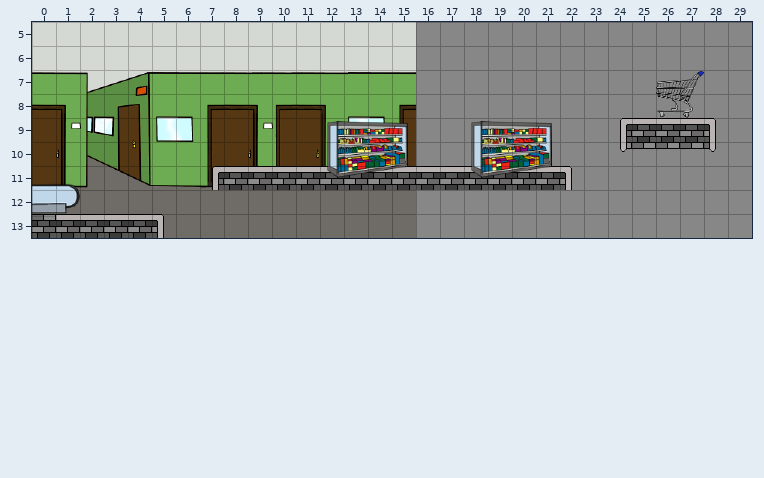
Two states of a Tiled map (JSON), data/map/smarkt_kasse.json. Above is the file before it was changed.
Cells are 32x32 px. Shown: x 0..29, y 5..13.
The same view after the edit:
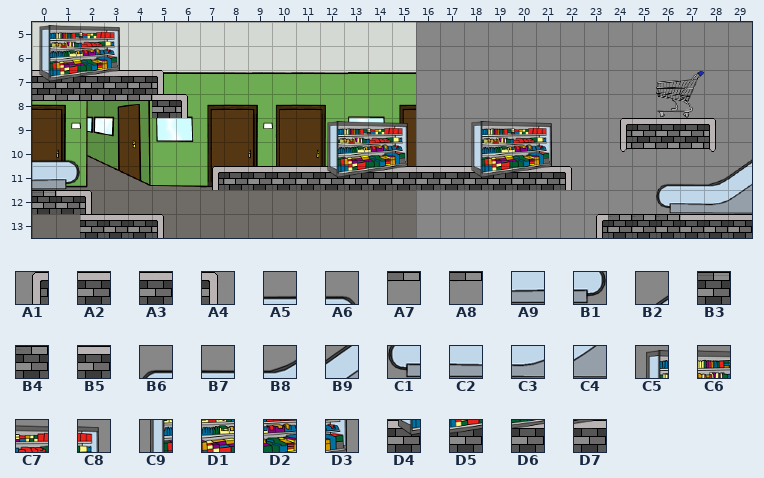
Key: from "Tileset-Supermarkt": A1 1, A2 2, A3 3, A4 4, A5 6, A6 7, A7 14, A8 15, A9 18, B1 19, B2 21, B3 26, B4 27, B5 28, B6 30, B7 31, B8 32, B9 33, C1 42, C2 43, C3 44, C4 45, C5 54, C6 55, C7 56, C8 57, C9 66, D1 67, D2 68, D3 69, D4 78, D5 79, D6 80, D7 81.
__ is an empty cell.
Tiles replaced or removed in this view: A2, A5, A6, A9, B1, B3.
The exact change:
Changed rows in their new state; .. is an unchanged cell.
Layer "ForderBackgound":
first column x 0:
 5 C5 C6 C7 C8 .. .. .. .. .. .. .. .. .. .. .. .. .. .. .. .. .. .. .. .. .. .. .. .. .. ..
 6 C9 D1 D2 D3 .. .. .. .. .. .. .. .. .. .. .. .. .. .. .. .. .. .. .. .. .. .. .. .. .. ..
 7 D4 D5 D6 D7 A3 A4 .. .. .. .. .. .. .. .. .. .. .. .. .. .. .. .. .. .. .. .. .. .. .. ..
 8 A7 A8 A7 A8 A8 A3 A4 .. .. .. .. .. .. .. .. .. .. .. .. .. .. .. .. .. .. .. .. .. .. ..
10 A5 A6 .. .. .. .. .. .. .. .. .. .. .. .. .. .. .. .. .. .. .. .. .. .. .. .. .. .. .. B2
11 A9 B1 .. .. .. .. .. .. .. .. .. .. .. .. .. .. .. .. .. .. .. .. .. .. .. .. B6 B7 B8 B9
12 B3 A2 A4 .. .. .. .. .. .. .. .. .. .. .. .. .. .. .. .. .. .. .. .. .. .. .. C1 C2 C3 C4
13 __ __ .. .. .. .. .. .. .. .. .. .. .. .. .. .. .. .. .. .. .. .. .. A1 B4 B4 B4 B5 B5 B5
Pixel boxes of the changes (left, top, right, bottom) in both pictures:
added: (32, 25, 188, 118)
changed: (32, 159, 92, 238)
added: (596, 159, 752, 238)
